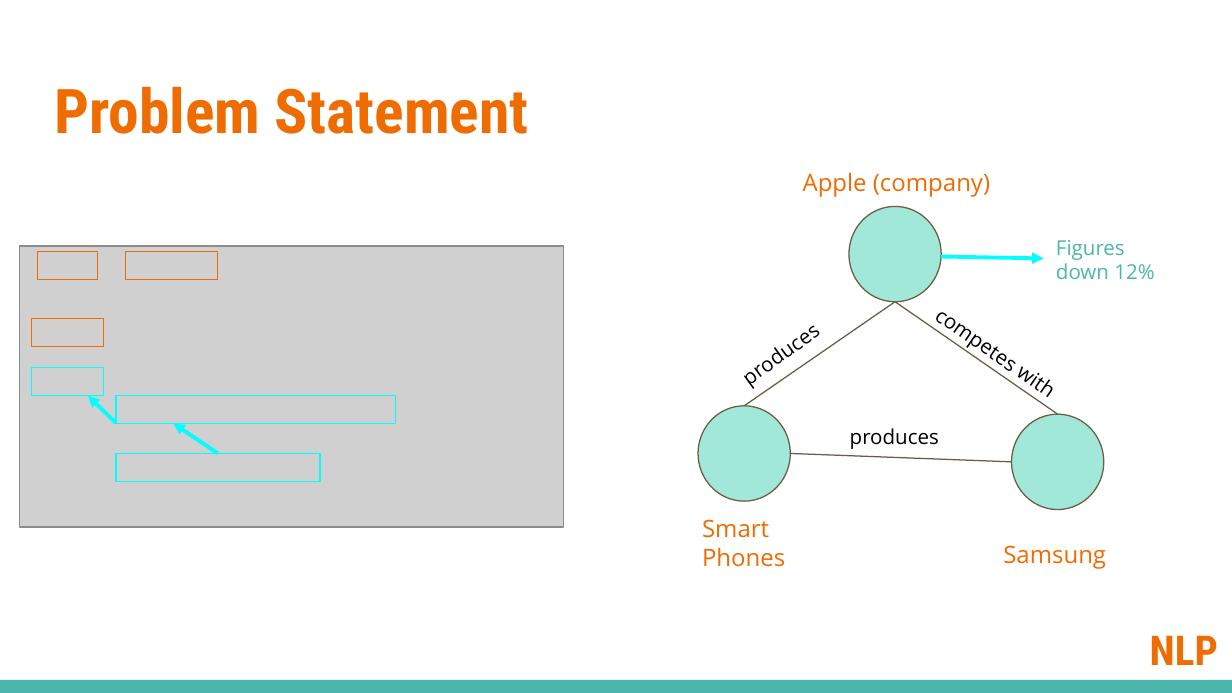
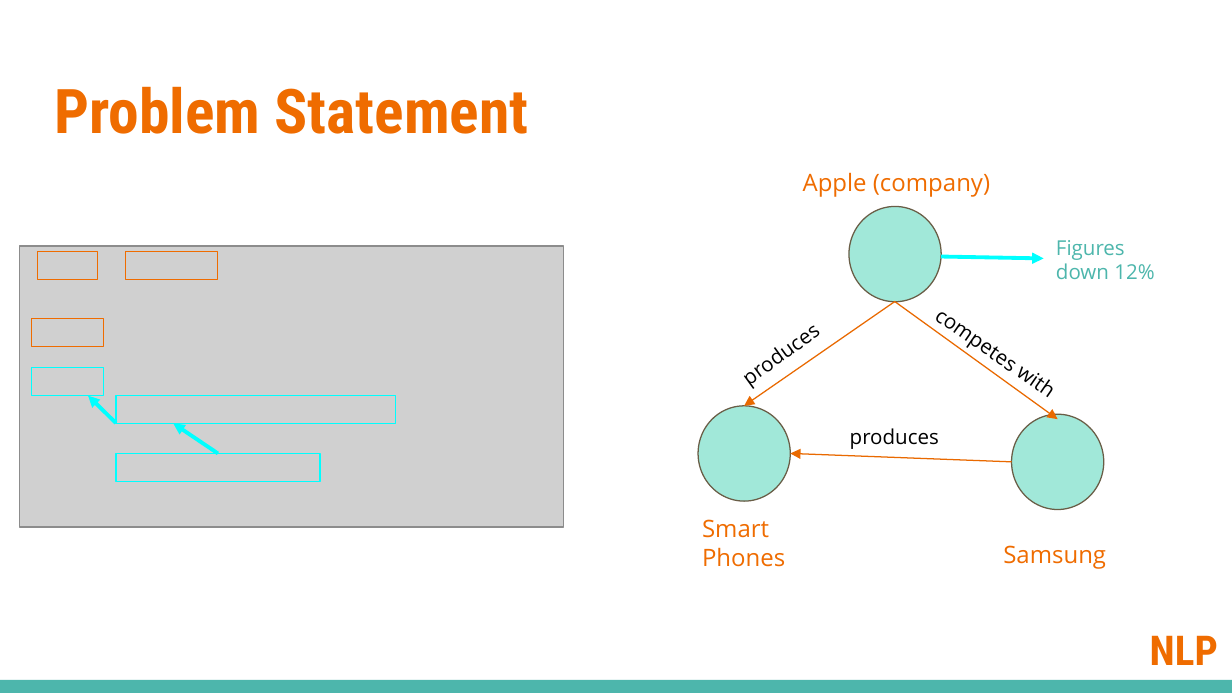
Before and after one commit to Ankur3107/NamedEntityDisambiguation, a slide deck: slide 3 of submissions/milestone-1/Milestone 1 Presentation.pptx. Drawn at 1232x693 pixels with LibreOffice and Linux fonts; fonts in the diff are those of the drawing; grey boxes stand for pictures; background and template pictures are left out. Boxes give left, top, right and bottom in pixels: in the first picture for what was removed or moved away, otherwise in the second. Text is boxed around its words. In the diff, an @@ line names an element or a change of style, - is before the commit and + after.

Commit message:
Added arrows to knowledge graph

```diff
--- a/submissions/milestone-1/Milestone 1 Presentation.pptx
+++ b/submissions/milestone-1/Milestone 1 Presentation.pptx
@@ line (894, 302) - (744, 405): line to arrow; stroke #695D46 0.75 pt to #EA6A00 0.75 pt @@
@@ line moved from (894, 302) - (1057, 414) to (894, 302) - (1057, 419) @@
@@ line (894, 302) - (1057, 419): line to arrow; stroke #695D46 0.75 pt to #EA6A00 0.75 pt @@
@@ line moved from (790, 453) - (1011, 462) to (1011, 462) - (790, 453) @@
@@ line (1011, 462) - (790, 453): line to arrow; stroke #695D46 0.75 pt to #EA6A00 0.75 pt @@
```
Also in this commit, not shown: 1 other slide changed.
